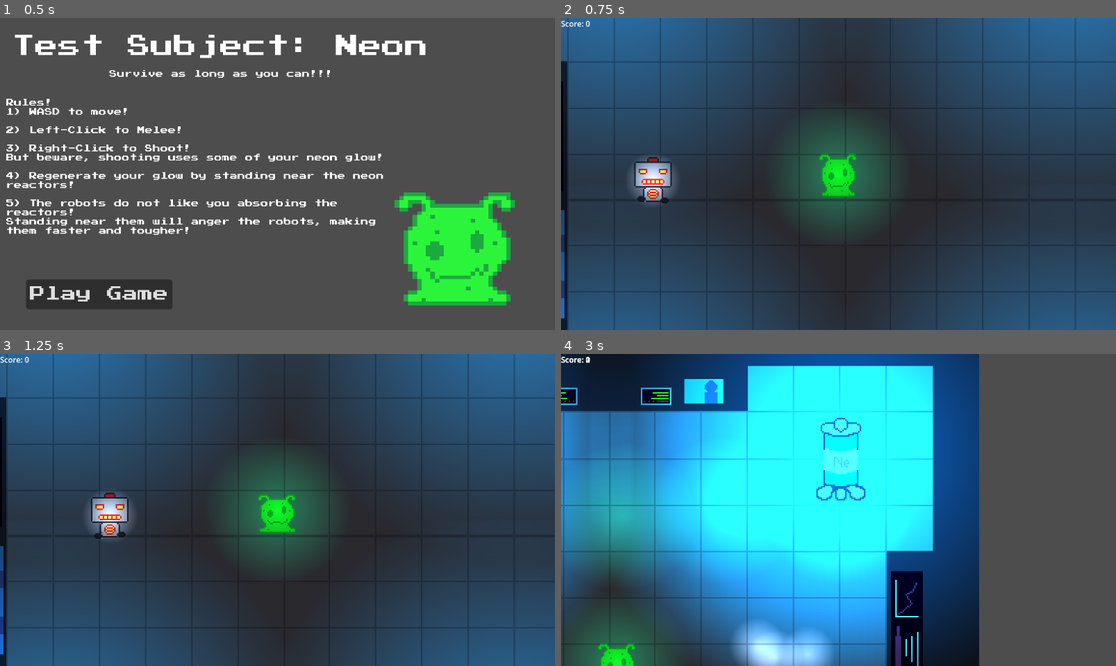
Above: before the commit, frames 1-4 (two rows, left to right).
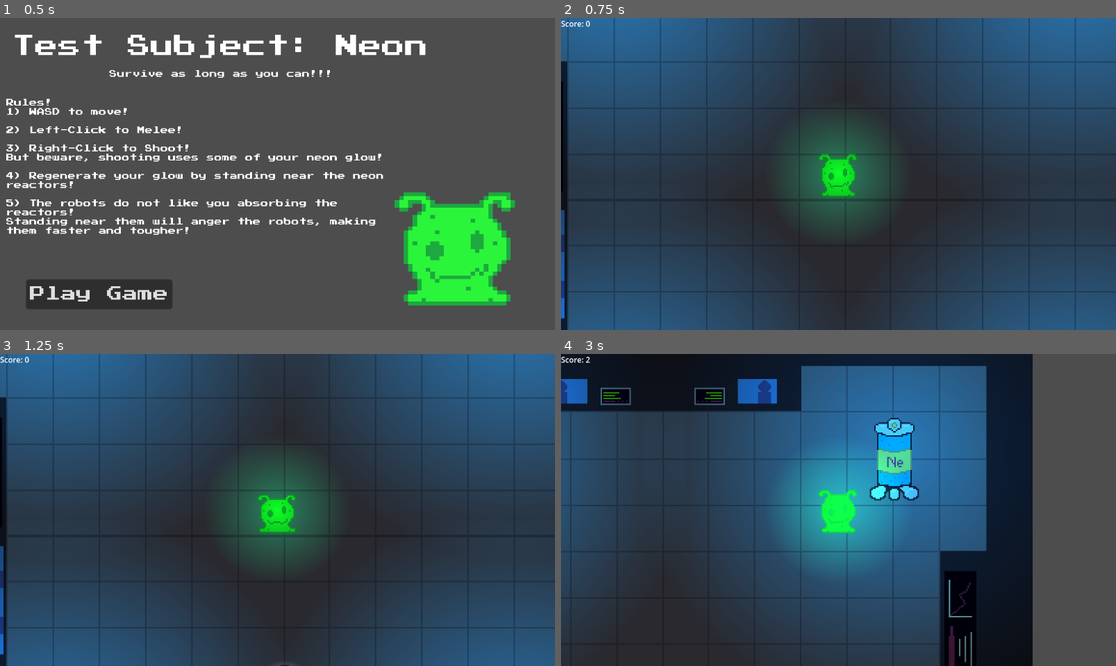
Above: after the commit, the same moments.

Repository: ACM-Game-Dev/FullyhacksSpring2024
Game: Godot game, scene res://start_menu.tscn
The game is run twice, just before and just after one commit, with the same random seed, the same clock (stepped at 60 frames per second) and the same inputs.
Inputs (mouse positions are in pixels of both pictures, inside the frame that each line leads up to):
- Up to frame 1 (0.5 s): no input
- Up to frame 2 (0.75 s): click "Play Game" at 0.5 s
- Up to frame 3 (1.25 s): no input
- Up to frame 4 (3 s): tap Enter at 1.25, 2, 2.75 s; move the mouse to (960, 494) at 1.27 s; hold D (move_right) 1.28-2.03 s; click (960, 494) at 1.42 s; move the mouse to (727, 525) at 2.02 s; hold W (move_down) 2.03-2.78 s; move the mouse to (894, 441) at 2.77 s; hold D (move_right) from 2.78 s (still down)

Frame 1 is identical in both runs. In frame 2, 0.9% of the frame differs, in the area x 12-21%, y 44-60%; in frame 3, 0.9%; in frame 4, 80%, in the area x 0-85%, y 0-100%.

Commit message:
Finished

Diff:
--- a/FullyHacks/Character/player.tscn
+++ b/FullyHacks/Character/player.tscn
@@ -285,6 +285,21 @@
 "name": &"walk_up",
 "speed": 5.0
 }]
+
+[sub_resource type="Animation" id="Animation_fdgnk"]
+length = 0.001
+tracks/0/type = "value"
+tracks/0/imported = false
+tracks/0/enabled = true
+tracks/0/path = NodePath("AnimatedSprite2D:frame")
+tracks/0/interp = 1
+tracks/0/loop_wrap = true
+tracks/0/keys = {
+"times": PackedFloat32Array(0),
+"transitions": PackedFloat32Array(1),
+"update": 1,
+"values": [1]
+}
 
 [sub_resource type="Animation" id="Animation_5jhg2"]
 resource_name = "walk"
@@ -302,21 +317,6 @@
 "values": [0, 1]
 }
 
-[sub_resource type="Animation" id="Animation_fdgnk"]
-length = 0.001
-tracks/0/type = "value"
-tracks/0/imported = false
-tracks/0/enabled = true
-tracks/0/path = NodePath("AnimatedSprite2D:frame")
-tracks/0/interp = 1
-tracks/0/loop_wrap = true
-tracks/0/keys = {
-"times": PackedFloat32Array(0),
-"transitions": PackedFloat32Array(1),
-"update": 1,
-"values": [1]
-}
-
 [sub_resource type="AnimationLibrary" id="AnimationLibrary_rqxr0"]
 _data = {
 "RESET": SubResource("Animation_fdgnk"),
@@ -398,6 +398,7 @@
 [connection signal="melee" from="." to="." method="_on_melee"]
 [connection signal="melee" from="." to="Arm" method="_on_player_melee"]
 [connection signal="melee" from="." to="Arm/AnimatedSprite2D" method="_on_player_melee"]
+[connection signal="player_death" from="." to="." method="_on_player_death"]
 [connection signal="ranged" from="." to="." method="_on_ranged"]
 [connection signal="timeout" from="Cooldowns/MeleeTimer" to="." method="_on_melee_timer_timeout"]
 [connection signal="timeout" from="Cooldowns/RangedTimer" to="." method="_on_ranged_timer_timeout"]
--- a/FullyHacks/CharacterBody2D.gd
+++ b/FullyHacks/CharacterBody2D.gd
@@ -8,7 +8,7 @@
 
 
 var bullet = preload("res://rad_particle.tscn")
-
+var gameover_scene = preload("res://game_over.tscn")
 
 const SPEED = 300.0
 const MAX_ENERGY = 100
@@ -17,7 +17,7 @@
 
 var melee_damage = 25.0
 var ranged_damage = 50.0
-
+var score = 0.0
 
 # Get the gravity from the project settings to be synced with RigidBody nodes.
 var gravity = ProjectSettings.get_setting("physics/2d/default_gravity")
@@ -50,6 +50,8 @@
 		ranged.emit()
 
 func _physics_process(delta):
+	score += delta
+	print(score)
 	$PointLight2D.energy = energy /75.0
 	var direction_x = Input.get_axis("move_left", "move_right")
 	var direction_y = Input.get_axis("move_down", "move_up")
@@ -108,3 +110,8 @@
 func gain_energy(val):
 	if energy <= MAX_ENERGY:
 		energy += val
+
+func _on_player_death():
+	var game_over = gameover_scene.instantiate()
+	Score.set_score(score)
+	get_tree().change_scene_to_packed(gameover_scene)
--- a/FullyHacks/GameManager.gd
+++ b/FullyHacks/GameManager.gd
@@ -15,6 +15,7 @@
 var time_speed = 0.1
 
 var melee_enemy = preload("res://Melee.tscn")
+var gameover_scene = preload("res://game_over.tscn")
 
 
 func check_spawn_monster():
@@ -62,7 +63,3 @@
 	check_spawn_monster()
 	if Input.get_action_raw_strength("ui_cancel"):
 		get_tree().quit()
-
-
-func _on_player_player_death():
-	get_tree().quit()
--- a/FullyHacks/Melee.tscn
+++ b/FullyHacks/Melee.tscn
@@ -40,6 +40,21 @@
 fill = 1
 fill_from = Vector2(0.5, 0.5)
 
+[sub_resource type="Animation" id="Animation_qn5if"]
+length = 0.001
+tracks/0/type = "value"
+tracks/0/imported = false
+tracks/0/enabled = true
+tracks/0/path = NodePath("AnimatedSprite2D:frame")
+tracks/0/interp = 1
+tracks/0/loop_wrap = true
+tracks/0/keys = {
+"times": PackedFloat32Array(0),
+"transitions": PackedFloat32Array(1),
+"update": 1,
+"values": [1]
+}
+
 [sub_resource type="Animation" id="Animation_cgfq3"]
 resource_name = "walk"
 length = 0.8
@@ -55,21 +70,6 @@
 "transitions": PackedFloat32Array(1, 1),
 "update": 1,
 "values": [0, 1]
-}
-
-[sub_resource type="Animation" id="Animation_qn5if"]
-length = 0.001
-tracks/0/type = "value"
-tracks/0/imported = false
-tracks/0/enabled = true
-tracks/0/path = NodePath("AnimatedSprite2D:frame")
-tracks/0/interp = 1
-tracks/0/loop_wrap = true
-tracks/0/keys = {
-"times": PackedFloat32Array(0),
-"transitions": PackedFloat32Array(1),
-"update": 1,
-"values": [1]
 }
 
 [sub_resource type="AnimationLibrary" id="AnimationLibrary_gjjc2"]
--- a/FullyHacks/StartMenu.gd
+++ b/FullyHacks/StartMenu.gd
@@ -14,5 +14,4 @@
 
 func _on_button_pressed():
 	var game_scene = mapScene.instantiate()
-
-	get_tree().root.add_child(game_scene)
+	get_tree().change_scene_to_packed(mapScene)
--- a/FullyHacks/UI.gd
+++ b/FullyHacks/UI.gd
@@ -2,12 +2,6 @@
 
 var score = 0.0
 
-# Called when the node enters the scene tree for the first time.
-func _ready():
-	pass # Replace with function body.
-
-
-# Called every frame. 'delta' is the elapsed time since the previous frame.
 func _process(delta):
 	score += delta
 	$Label.text = "Score: " + str(int(score))
--- /dev/null
+++ b/FullyHacks/game_over.gd
@@ -0,0 +1,12 @@
+extends Control
+
+
+var game_scene = preload("res://map.tscn")
+@onready var score = Score.score
+
+
+func _on_button_pressed():
+	get_tree().change_scene_to_packed(game_scene)
+
+func _process(delta):
+	%Label2.text = "You earned a score of: " + str(int(score))
--- /dev/null
+++ b/FullyHacks/game_over.tscn
@@ -0,0 +1,91 @@
+[gd_scene load_steps=7 format=3 uid="uid://bgl6frrmln561"]
+
+[ext_resource type="FontFile" uid="uid://c8mcrkdw8rx5p" path="res://font.ttf" id="1_jh676"]
+[ext_resource type="Script" path="res://game_over.gd" id="1_sk8ml"]
+[ext_resource type="Texture2D" uid="uid://be4mfn1gsfckw" path="res://Art/player_spritesheet.png" id="2_os2on"]
+
+[sub_resource type="AtlasTexture" id="AtlasTexture_h3mxf"]
+atlas = ExtResource("2_os2on")
+region = Rect2(0, 72, 36, 36)
+
+[sub_resource type="AtlasTexture" id="AtlasTexture_2g431"]
+atlas = ExtResource("2_os2on")
+region = Rect2(36, 72, 36, 36)
+
+[sub_resource type="SpriteFrames" id="SpriteFrames_sjabw"]
+animations = [{
+"frames": [{
+"duration": 1.0,
+"texture": SubResource("AtlasTexture_h3mxf")
+}, {
+"duration": 1.0,
+"texture": SubResource("AtlasTexture_2g431")
+}],
+"loop": true,
+"name": &"default",
+"speed": 5.0
+}]
+
+[node name="GameOver" type="Control"]
+layout_mode = 3
+anchors_preset = 15
+anchor_right = 1.0
+anchor_bottom = 1.0
+grow_horizontal = 2
+grow_vertical = 2
+script = ExtResource("1_sk8ml")
+
+[node name="Button" type="Button" parent="."]
+layout_mode = 0
+offset_left = 195.0
+offset_top = 425.0
+offset_right = 379.0
+offset_bottom = 456.0
+scale = Vector2(2.70509, 2.56046)
+theme_override_fonts/font = ExtResource("1_jh676")
+text = "Play Again?"
+
+[node name="Label" type="Label" parent="."]
+layout_mode = 0
+offset_left = 102.0
+offset_top = 32.0
+offset_right = 402.0
+offset_bottom = 53.0
+scale = Vector2(3, 3)
+theme_override_fonts/font = ExtResource("1_jh676")
+text = "GAME OVER"
+
+[node name="Sprite2D" type="Sprite2D" parent="."]
+
+[node name="AnimatedSprite2D" type="AnimatedSprite2D" parent="."]
+position = Vector2(949, 472)
+scale = Vector2(9.25, 7.83333)
+sprite_frames = SubResource("SpriteFrames_sjabw")
+autoplay = "default"
+
+[node name="Label2" type="Label" parent="."]
+unique_name_in_owner = true
+layout_mode = 0
+offset_left = 99.0
+offset_top = 237.0
+offset_right = 928.0
+offset_bottom = 588.0
+scale = Vector2(2, 2)
+theme_override_fonts/font = ExtResource("1_jh676")
+text = "You earned a score of: "
+autowrap_mode = 3
+
+[node name="Label3" type="Label" parent="."]
+layout_mode = 0
+offset_left = 227.0
+offset_top = 108.0
+offset_right = 691.0
+offset_bottom = 131.0
+theme_override_fonts/font = ExtResource("1_jh676")
+text = "You got got"
+
+[node name="AudioListener2D" type="AudioListener2D" parent="."]
+
+[node name="AudioStreamPlayer2D" type="AudioStreamPlayer2D" parent="."]
+
+[connection signal="pressed" from="Button" to="." method="_on_button_pressed"]
--- a/FullyHacks/project.godot
+++ b/FullyHacks/project.godot
@@ -18,6 +18,7 @@
 [autoload]
 
 global="*res://Globals.gd"
+Score="*res://score.gd"
 
 [importer_defaults]
 
--- /dev/null
+++ b/FullyHacks/score.gd
@@ -0,0 +1,6 @@
+extends Node
+
+var score = 0
+
+func set_score(val):
+	score = val
Not shown: 1 places in FullyHacks/main_menu.tscn that only renumber resources
Not shown: 1 places in FullyHacks/start_menu.tscn that only renumber resources
Not shown, added: FullyHacks/TestSubject-Neon.zip
